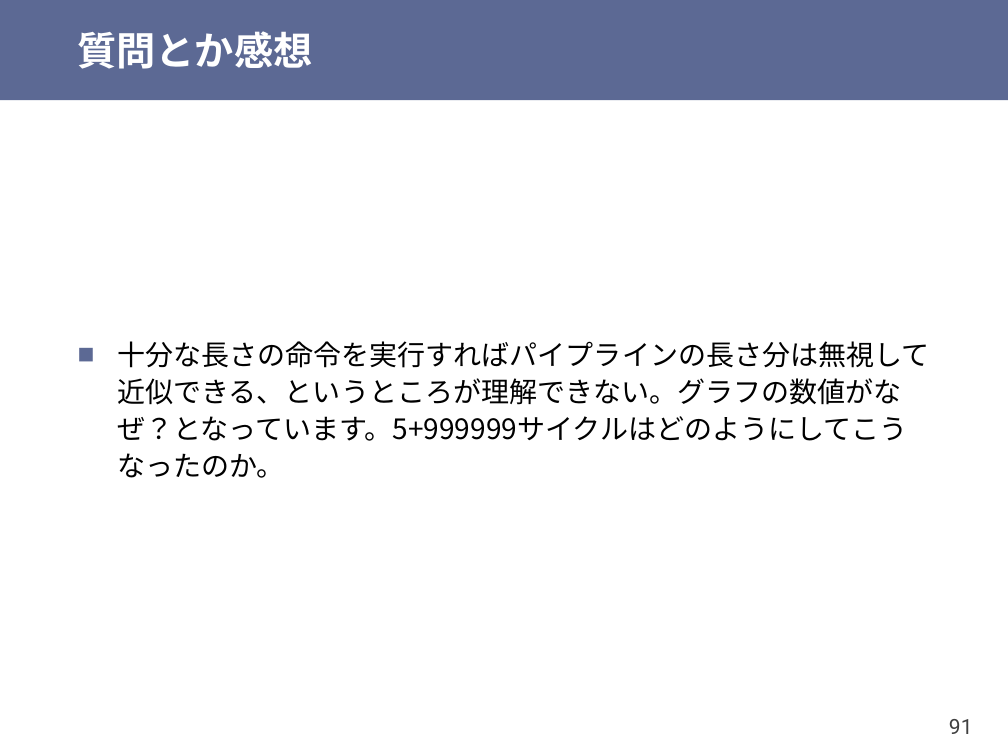
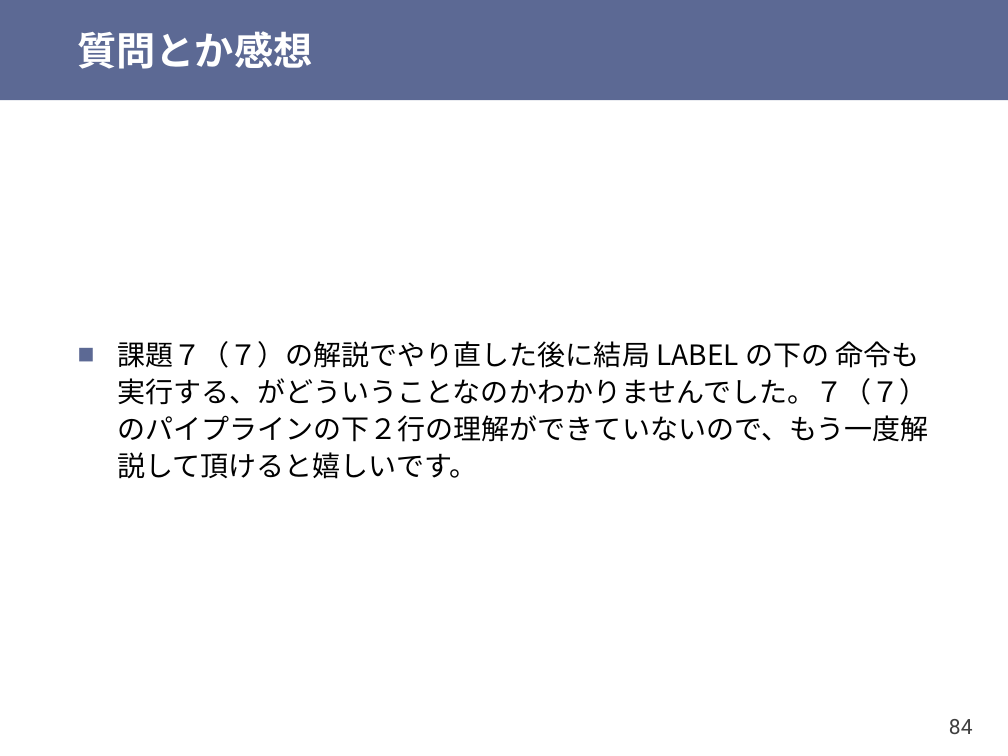
Before and after one commit to shioyadan/otya-computer-architecture-i, a slide deck: slide 84 of cai-shioya-09.pptx (slide 91 before the commit). Drawn at 1008x756 pixels with LibreOffice and Linux fonts; fonts in the diff are those of the drawing. Boxes give left, top, right and bottom in pixels: in the first picture for what was removed or moved away, otherwise in the second. Text is boxed around its words. In the diff, an @@ line names an element or a change of style, - is before the commit and + after.

```diff
--- a/cai-shioya-09.pptx
+++ b/cai-shioya-09.pptx
@@ text at (x1=117, y1=341, x2=928, y2=479): text changed @@
-■ 十分な長さの命令を実行すればパイプラインの長さ分は無視して近似できる、というところが理解できない。グラフの数値がなぜ？となっています。5+999999サイクルはどのようにしてこうなったのか。
+■ 課題７（７）の解説でやり直した後に結局 LABEL の下の 命令も実行する、がどういうことなのかわかりませんでした。７（７）のパイプラインの下２行の理解ができていないので、もう一度解説して頂けると嬉しいです。
@@ page number at (x1=949, y1=719, x2=973, y2=734): text changed @@
-91
+84
```
Also in this commit, not shown: 22 other slides changed, 1 slide added, 9 slides removed, 1 other file.
